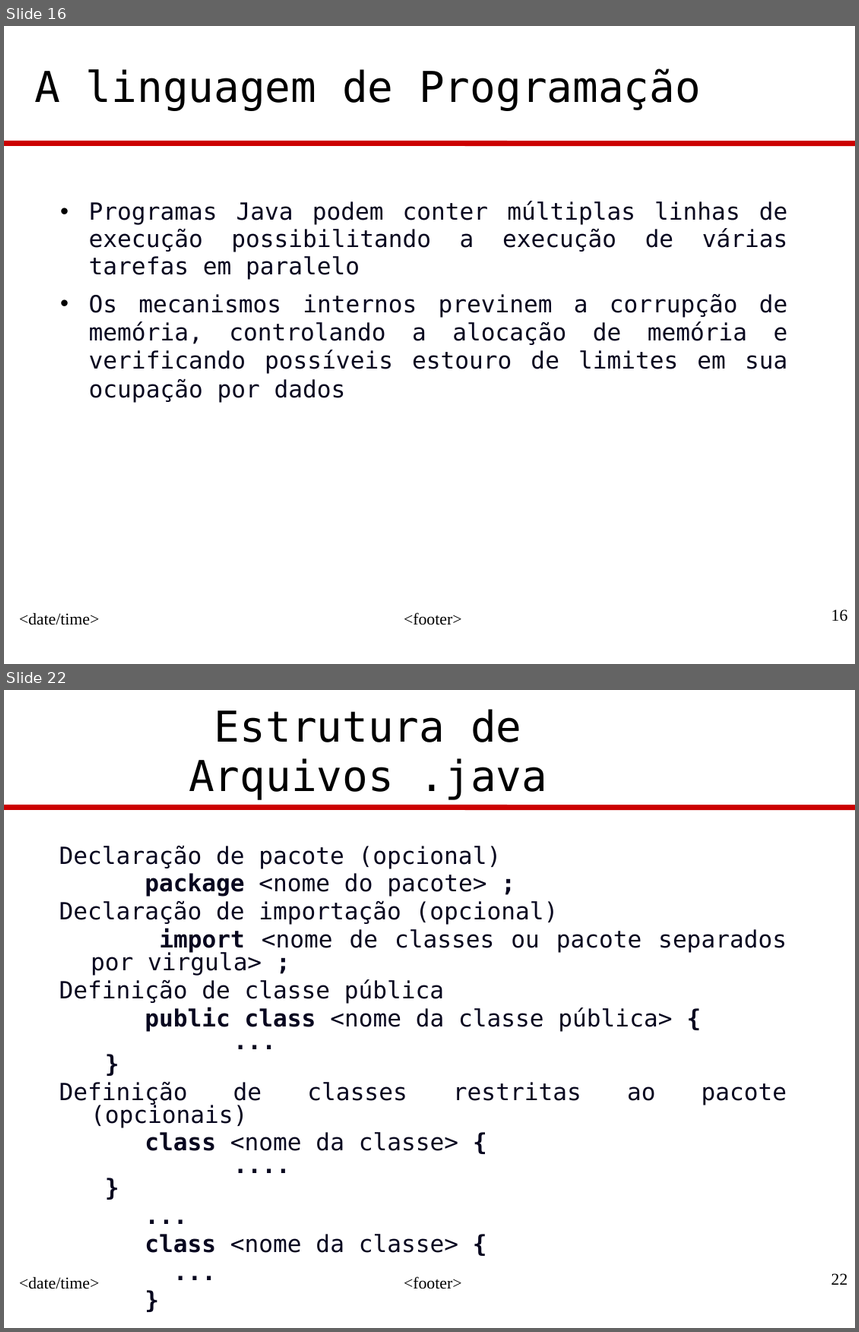
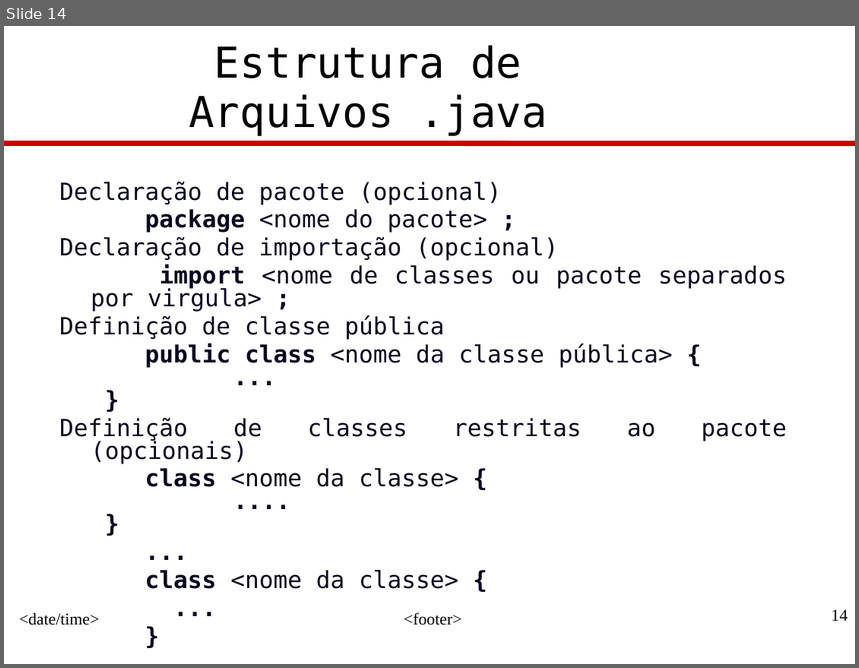
Before and after one commit to eaoliveira/DSJ-N1602, a slide deck: Professor/src/introducao/JavaProg-1-Introducao.ppt. Shown one above the other, each under a label of ours: slides 16 and 22 before the commit, slide 14 after it; the slides between them are not shown. The pictures are 859x1332 and 859x668 pixels, drawn with LibreOffice and Linux fonts; fonts in the diff are those of the drawing; background and template pictures are left out. Boxes give left, top, right and bottom in pixels: in the first picture for what was removed or moved away, otherwise in the second. Text is boxed around its words. In the diff, an @@ line names an element or a change of style, - is before the commit and + after.

```diff
--- a/Professor/src/introducao/JavaProg-1-Introducao.ppt
+++ b/Professor/src/introducao/JavaProg-1-Introducao.ppt
@@ slide 16 removed at [4, 26, 855, 664], background #FFFFFF; not listed: 4 template elements that a slide beside it also shows @@
@@ text removed at [35, 69, 701, 111] @@
-A linguagem de Programação
@@ text removed at [89, 201, 788, 402] @@
-• Programas Java podem conter múltiplas linhas de execução possibilitando a execução de várias tarefas em paralelo
-• Os mecanismos internos previnem a corrupção de memória, controlando a alocação de memória e verificando possíveis estouro de limites em sua ocupação por dados
@@ what was slide 22 is now slide 14 @@
@@ page number at [832, 610, 848, 621]: text changed @@
-22
+14
```
Also in this commit, not shown: 12 slides changed, 8 slides added, 16 other slides removed.
